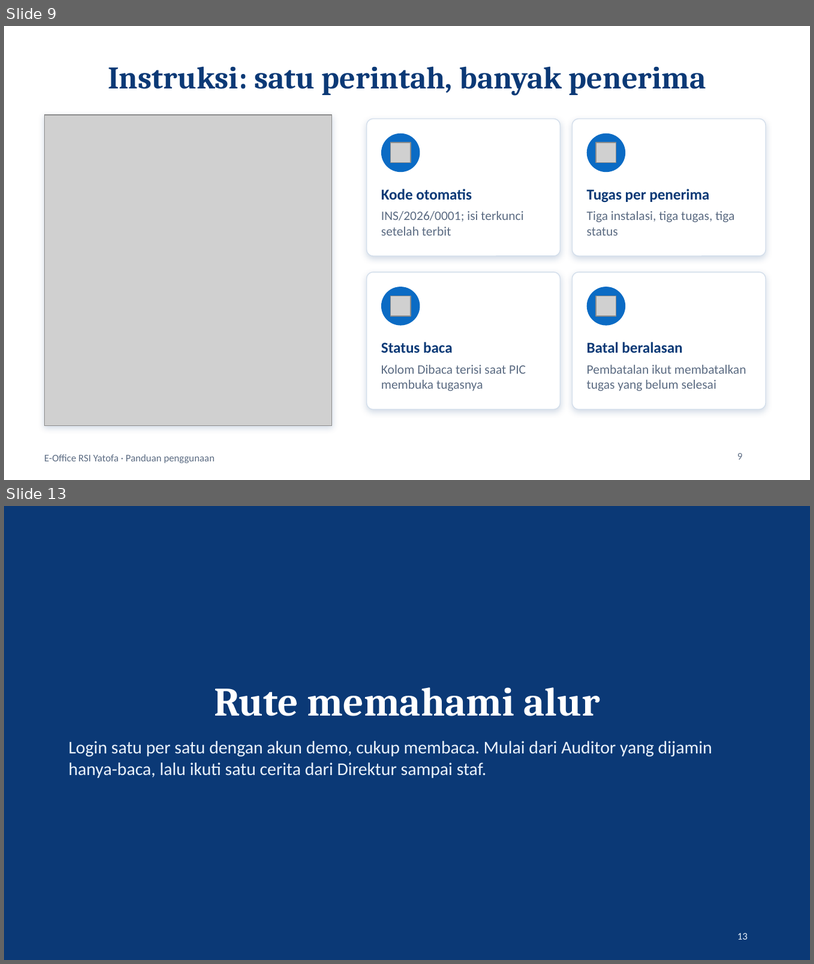
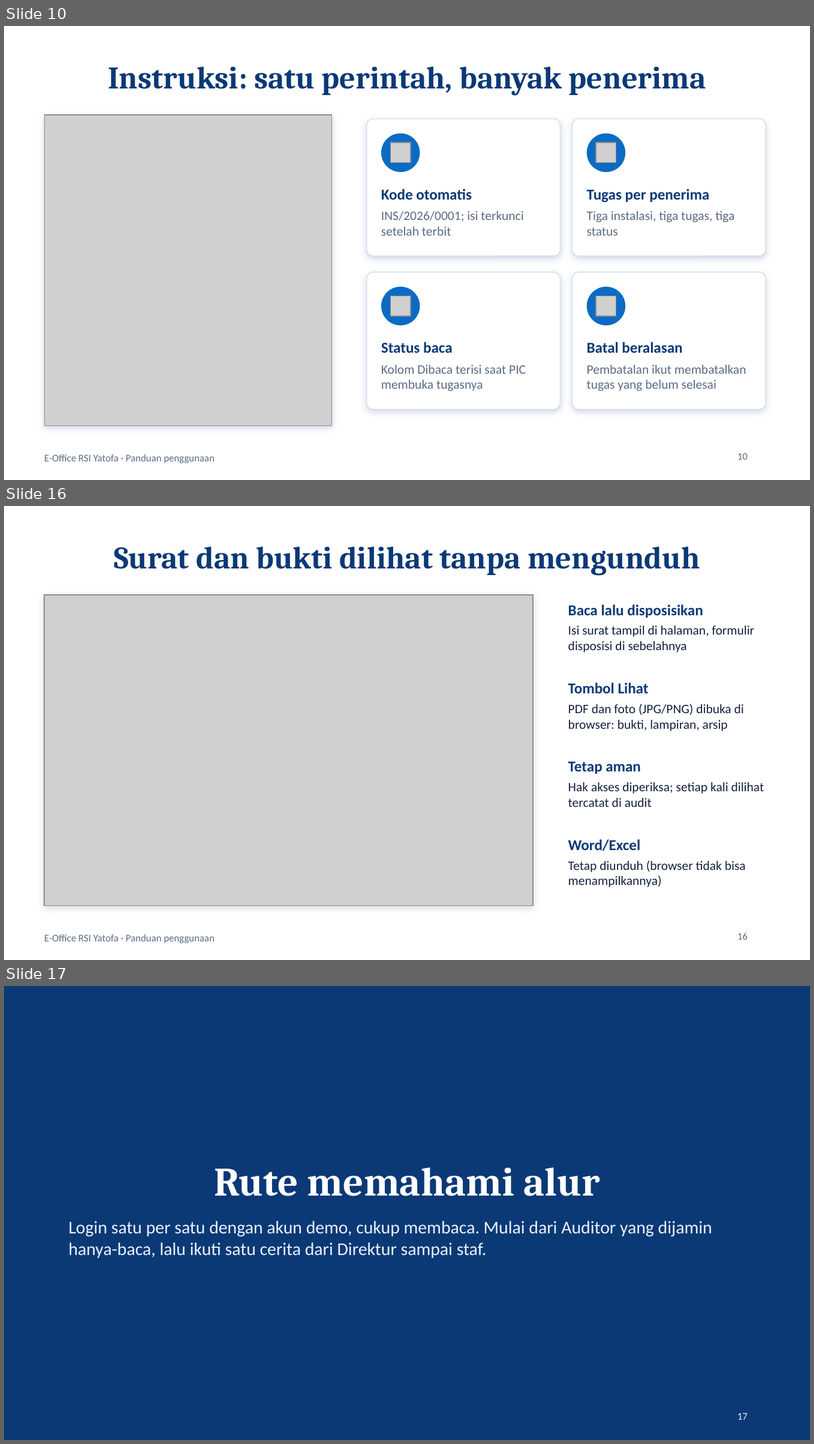
Before and after one commit to krisnapranata/E-Office, a slide deck: Panduan_EOffice_RSI_Yatofa.pptx. Shown one above the other, each under a label of ours: slides 9 and 13 before the commit, slides 10, 16 and 17 after it; the slides between them are not shown. The pictures are 814x964 and 814x1444 pixels, drawn with LibreOffice and Linux fonts; fonts in the diff are those of the drawing; grey boxes stand for pictures. Boxes give left, top, right and bottom in pixels: in the first picture for what was removed or moved away, otherwise in the second. Text is boxed around its words. In the diff, an @@ line names an element or a change of style, - is before the commit and + after.

```diff
--- a/Panduan_EOffice_RSI_Yatofa.pptx
+++ b/Panduan_EOffice_RSI_Yatofa.pptx
@@ slide 16 added at bbox=[4, 506, 810, 960], background #FFFFFF; not listed: 1 template element that a slide beside it also shows @@
@@ title added at bbox=[114, 546, 700, 576], 28 pt, text #0B3976, bold @@
+Surat dan bukti dilihat tanpa mengunduh
@@ rectangle added at bbox=[44, 595, 533, 905], fill #FFFFFF, outline #C9D7E8 0.75 pt @@
@@ picture added at bbox=[44, 595, 533, 905] @@
@@ text added at bbox=[569, 604, 703, 618], 13.5 pt, text #0B3976, bold @@
+Baca lalu disposisikan
@@ text added at bbox=[569, 625, 755, 652], 11.5 pt, text #14213D @@
+Isi surat tampil di halaman, formulir disposisi di sebelahnya
@@ text added at bbox=[569, 682, 649, 694], 13.5 pt, text #0B3976, bold @@
+Tombol Lihat
@@ text added at bbox=[569, 703, 744, 731], 11.5 pt, text #14213D @@
+PDF dan foto (JPG/PNG) dibuka di browser: bukti, lampiran, arsip
@@ text added at bbox=[569, 761, 641, 774], 13.5 pt, text #0B3976, bold @@
+Tetap aman
@@ text added at bbox=[569, 782, 765, 807], 11.5 pt, text #14213D @@
+Hak akses diperiksa; setiap kali dilihat tercatat di audit
@@ text added at bbox=[569, 839, 641, 850], 13.5 pt, text #0B3976, bold @@
+Word/Excel
@@ text added at bbox=[569, 860, 746, 887], 11.5 pt, text #14213D @@
+Tetap diunduh (browser tidak bisa menampilkannya)
@@ page number added at bbox=[738, 932, 748, 939], 9 pt, text #5B6B82 @@
+16
@@ what was slide 9 is now slide 10 @@
@@ page number at bbox=[738, 453, 748, 459]: text changed @@
-9
+10
@@ what was slide 13 is now slide 17 @@
@@ page number at bbox=[738, 1413, 748, 1419]: text changed @@
-13
+17
```
Also in this commit, not shown: 10 slides changed, 5 other slides added, 2 slides removed.
